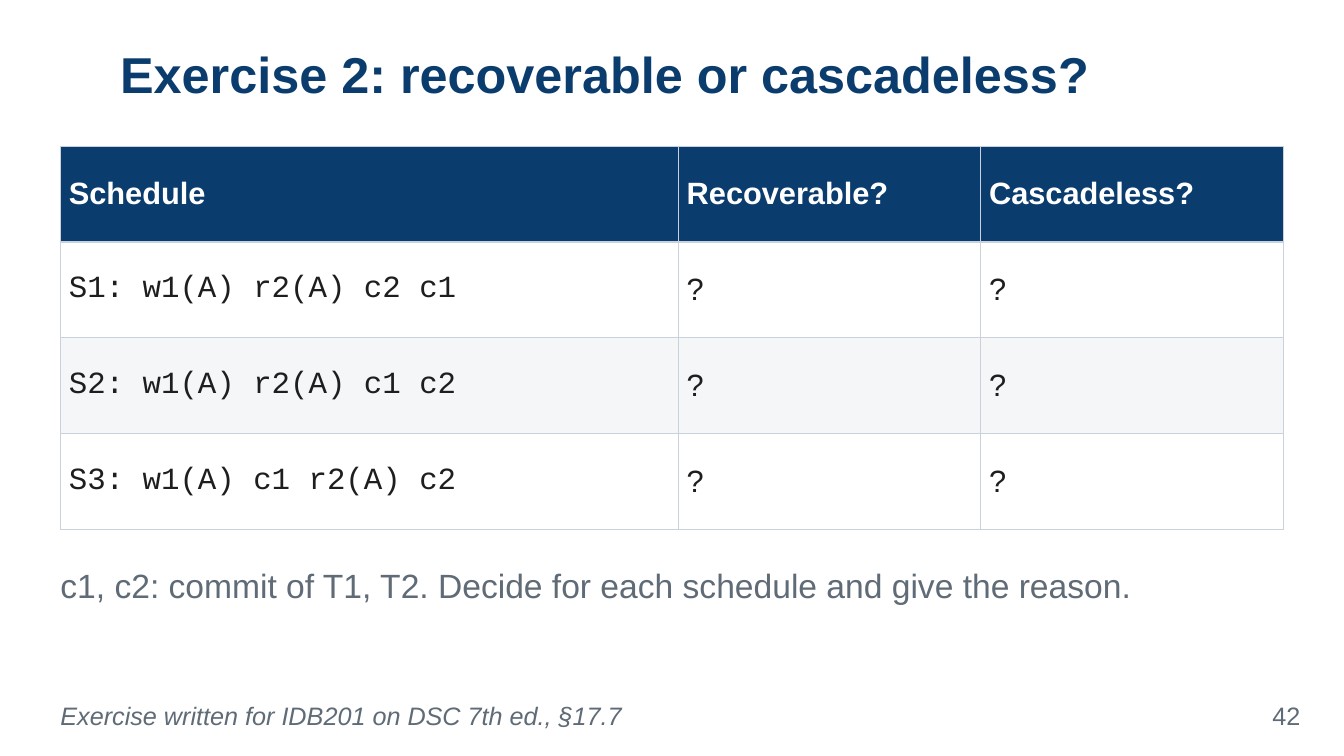
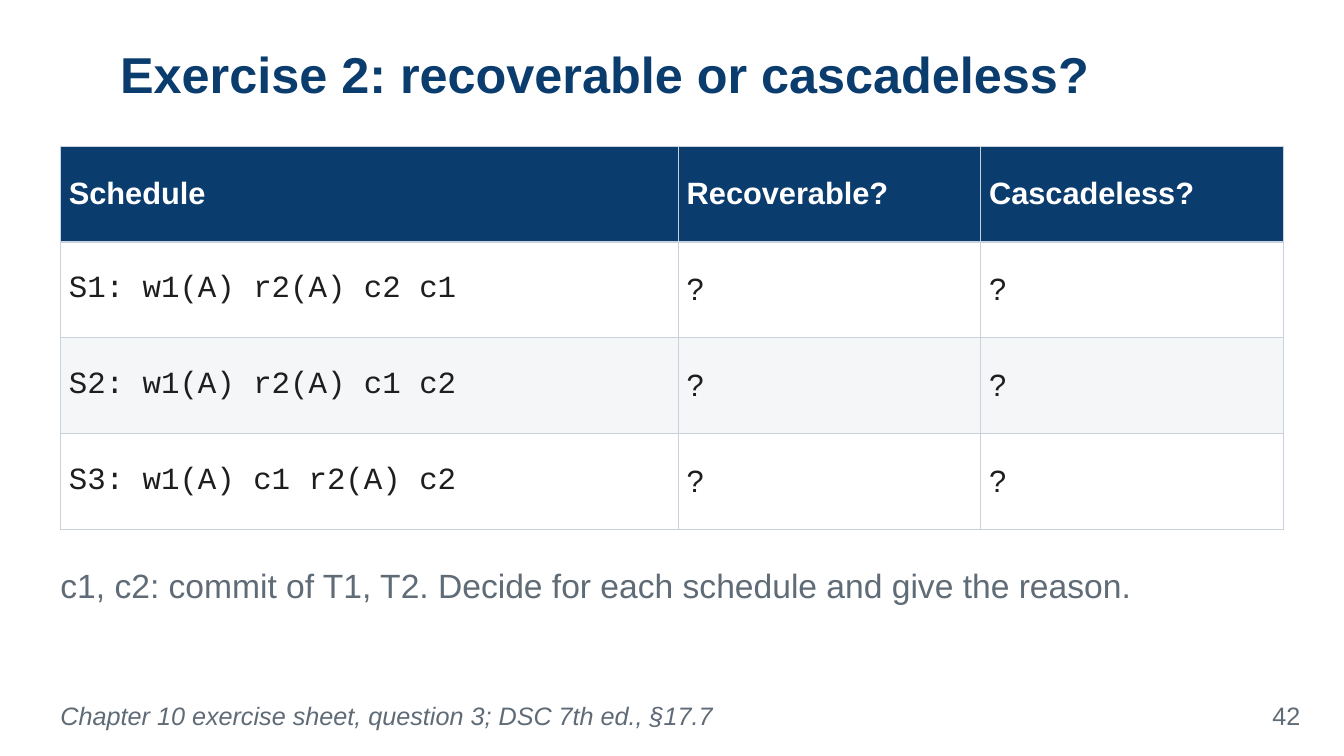
Before and after one commit to VanTTN2/IDB202, a slide deck: slide 42 of IDB201_ket-qua-sua_lan1_1/6_slides/Chapter_10.pptx. Drawn at 1344x756 pixels with LibreOffice and Linux fonts; fonts in the diff are those of the drawing; background and template pictures are left out. Boxes give left, top, right and bottom in pixels: in the first picture for what was removed or moved away, otherwise in the second. Text is boxed around its words. In the diff, an @@ line names an element or a change of style, - is before the commit and + after.

```diff
--- a/IDB201_ket-qua-sua_lan1_1/6_slides/Chapter_10.pptx
+++ b/IDB201_ket-qua-sua_lan1_1/6_slides/Chapter_10.pptx
@@ text at (x1=60, y1=706, x2=713, y2=730): text changed @@
-Exercise written for IDB201 on DSC 7th ed., §17.7
+Chapter 10 exercise sheet, question 3; DSC 7th ed., §17.7
```
Also in this commit, not shown: 3 other slides changed, 23 other files.
